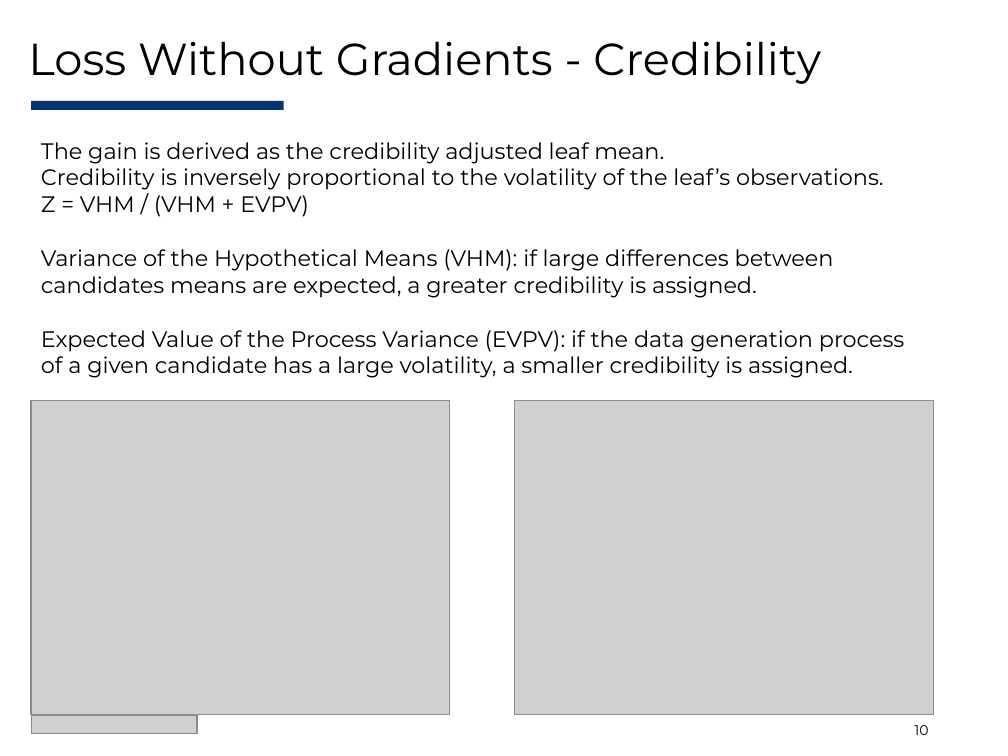
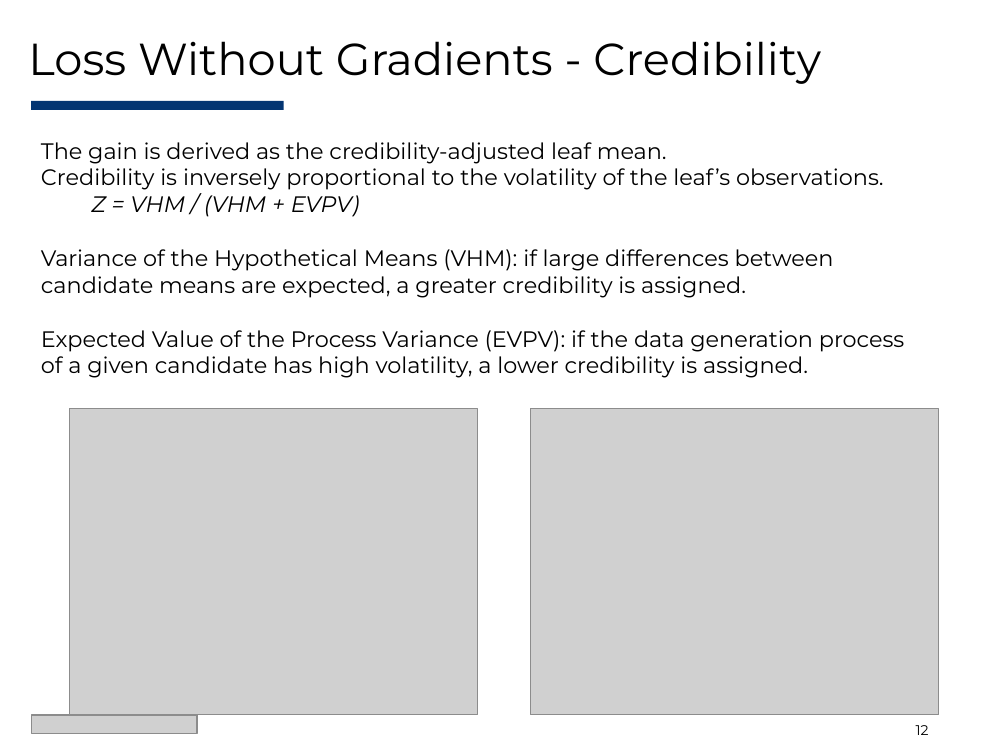
Before and after one commit to Evovest/EvoTrees.jl, a slide deck: slide 12 of docs/juliacon/EvoTrees-JuliaCon2025.pptx (slide 10 before the commit). Drawn at 1008x756 pixels with LibreOffice and Linux fonts; fonts in the diff are those of the drawing; grey boxes stand for pictures. Boxes give left, top, right and bottom in pixels: in the first picture for what was removed or moved away, otherwise in the second. Text is boxed around its words. In the diff, an @@ line names an element or a change of style, - is before the commit and + after.

```diff
--- a/docs/juliacon/EvoTrees-JuliaCon2025.pptx
+++ b/docs/juliacon/EvoTrees-JuliaCon2025.pptx
@@ text at (x1=41, y1=142, x2=667, y2=164): text changed @@
-The gain is derived as the credibility adjusted leaf mean.
+The gain is derived as the credibility-adjusted leaf mean.
@@ text at (x1=91, y1=195, x2=360, y2=217): italic on in "Z = VHM / (VHM + EVPV)" @@
@@ text at (x1=41, y1=249, x2=904, y2=378): text changed @@
-Variance of the Hypothetical Means (VHM): if large differences between candidates means are expected, a greater credibility is assigned.
-Expected Value of the Process Variance (EVPV): if the data generation process of a given candidate has a large volatility, a smaller credibility is assigned.
+Variance of the Hypothetical Means (VHM): if large differences between candidate means are expected, a greater credibility is assigned.
+Expected Value of the Process Variance (EVPV): if the data generation process of a given candidate has high volatility, a lower credibility is assigned.
@@ picture resized from (x1=31, y1=401, x2=451, y2=716) to (x1=70, y1=408, x2=478, y2=715) @@
@@ picture resized from (x1=514, y1=401, x2=933, y2=716) to (x1=530, y1=408, x2=938, y2=715) @@
@@ page number at (x1=916, y1=725, x2=929, y2=735): text changed @@
-10
+12
```
Also in this commit, not shown: 8 other slides changed, 2 slides added, 19 other files.
